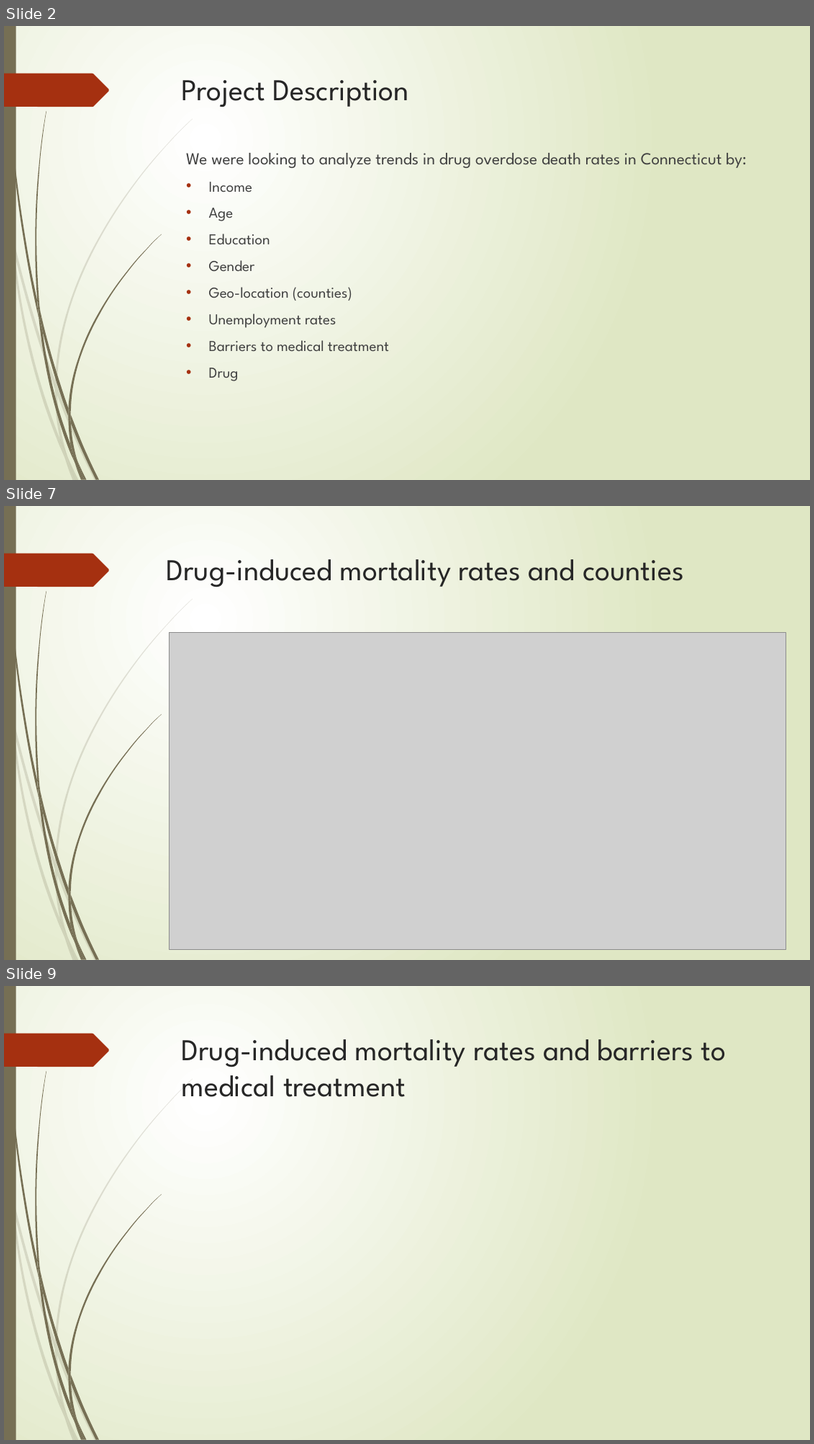
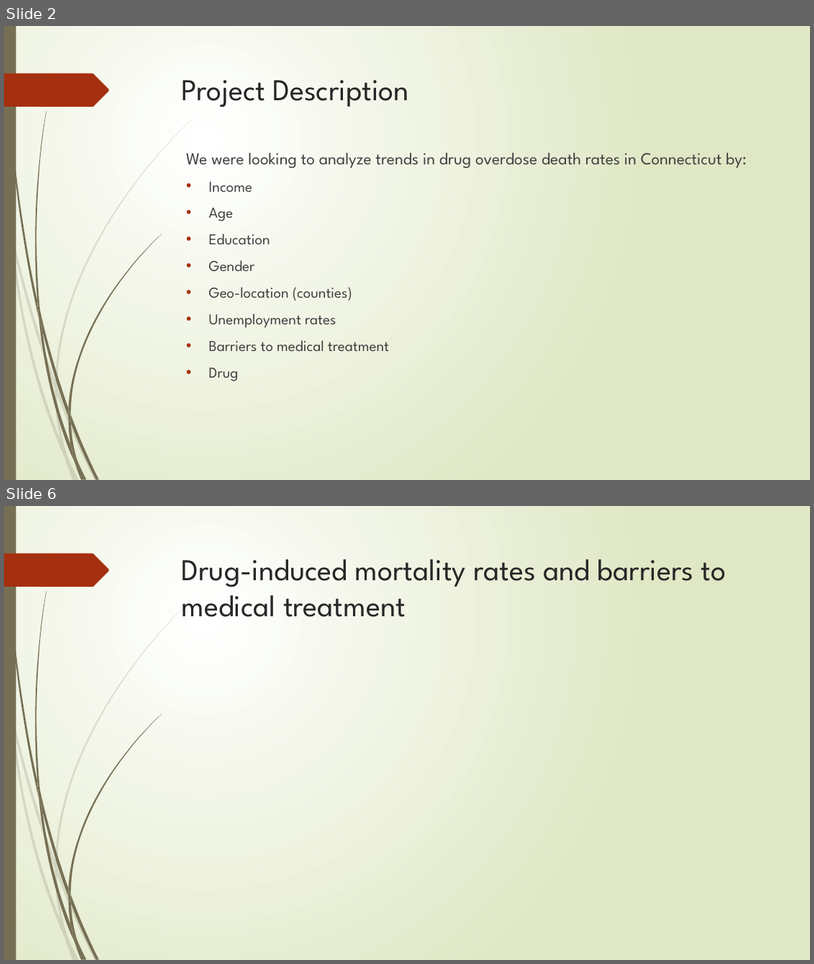
Before and after one commit to yayunl/DataViz-Project1, a slide deck: Drug Mortality and Socio-Economic conditions in Connecticut.pptx. Shown one above the other, each under a label of ours: slides 2, 7 and 9 before the commit, slides 2 and 6 after it; the slides between them are not shown. The pictures are 814x1444 and 814x964 pixels, drawn with LibreOffice and Linux fonts; fonts in the diff are those of the drawing; grey boxes stand for pictures. Boxes give left, top, right and bottom in pixels: in the first picture for what was removed or moved away, otherwise in the second. Text is boxed around its words. In the diff, an @@ line names an element or a change of style, - is before the commit and + after.

```diff
--- a/Drug Mortality and Socio-Economic conditions in Connecticut.pptx
+++ b/Drug Mortality and Socio-Economic conditions in Connecticut.pptx
@@ slide 7 removed at [4,506,810,960], background gradient #FFFFFF to #DFE8C4; not listed: 24 template elements that a slide beside it also shows @@
@@ title removed at [167,559,684,587] @@
-Drug-induced mortality rates and counties
@@ picture removed at [169,632,786,950] @@
@@ what was slide 9 is now slide 6 @@
```
Also in this commit, not shown: 6 slides changed, 5 slides added.
